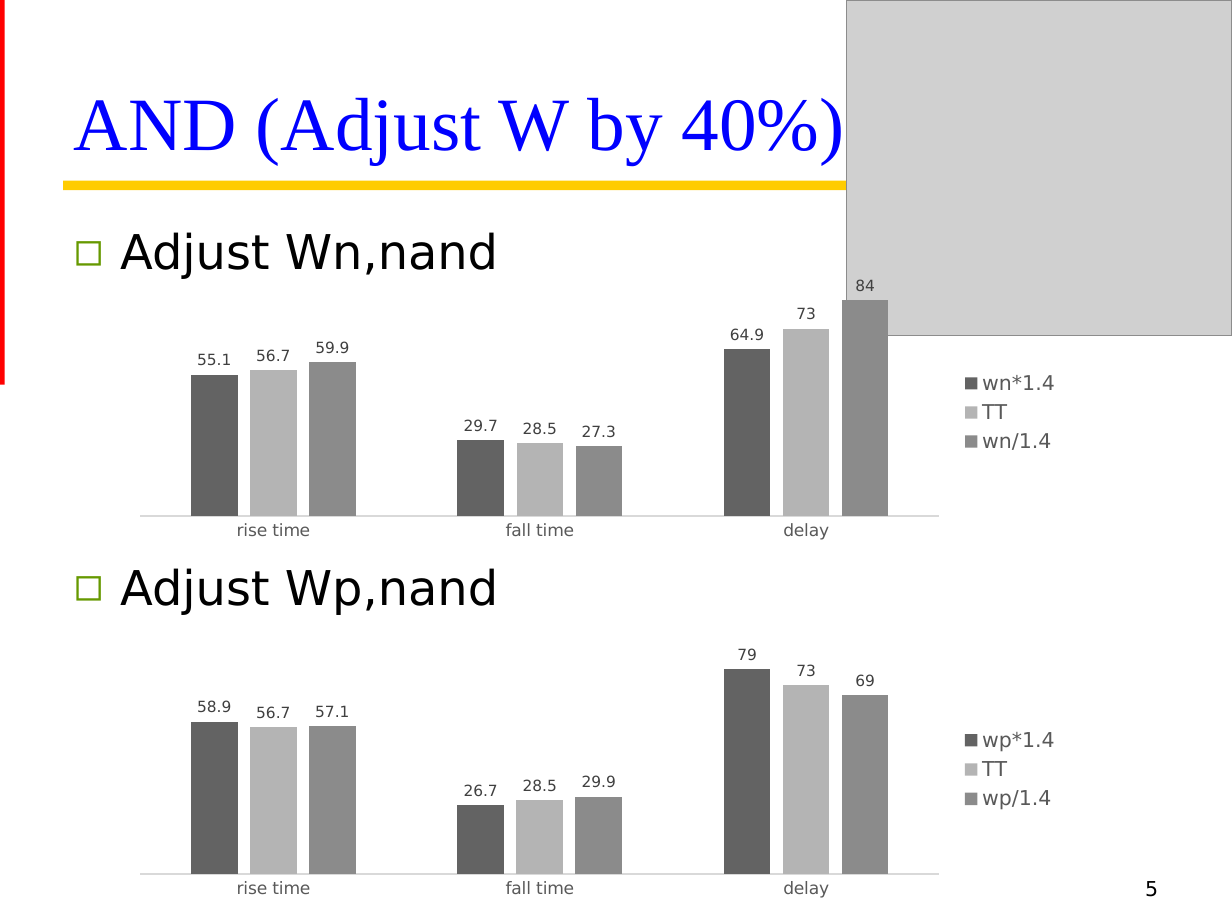
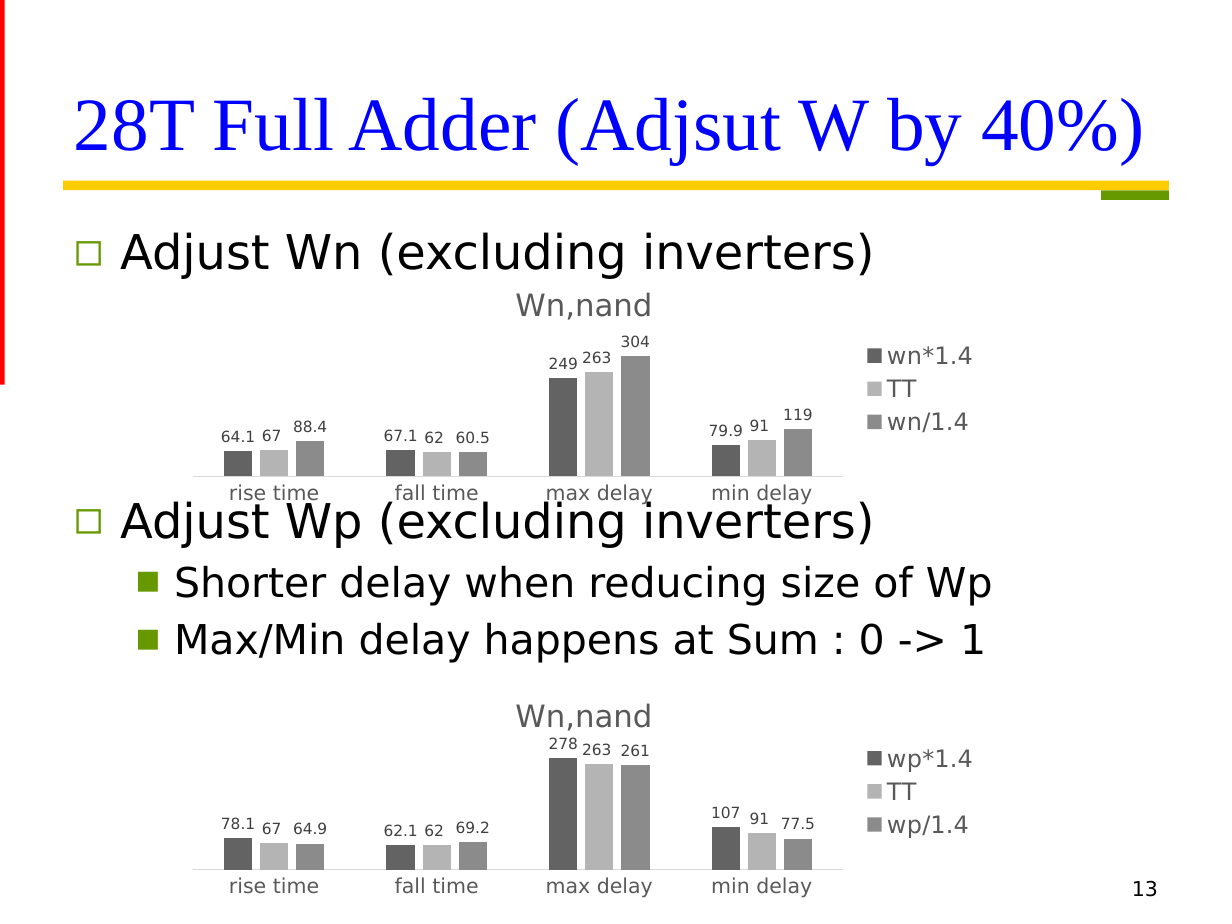
Before and after one commit to Oniontow/TTLiu_Project, a slide deck: slide 13 of andfa/FAND.pptx (slide 5 before the commit). Drawn at 1232x924 pixels with LibreOffice and Linux fonts; fonts in the diff are those of the drawing; grey boxes stand for pictures. Boxes give left, top, right and bottom in pixels: in the first picture for what was removed or moved away, otherwise in the second. Text is boxed around its words. In the diff, an @@ line names an element or a change of style, - is before the commit and + after.

Commit message:
PPT

```diff
--- a/andfa/FAND.pptx
+++ b/andfa/FAND.pptx
@@ picture removed at bbox=[846, 0, 1232, 336] @@
@@ title at bbox=[74, 97, 1144, 164]: text changed @@
-AND (Adjust W by 40%)
+28T Full Adder (Adjsut W by 40%)
@@ rectangle added at bbox=[1101, 191, 1169, 201], fill #669900 @@
@@ text at bbox=[120, 232, 993, 663]: text changed; size 28 to 24 pt @@
-◻ Adjust Wn,nand
-◻ Adjust Wp,nand
+◻ Adjust Wn (excluding inverters)
+◻ Adjust Wp (excluding inverters)
+  ■ Shorter delay when reducing size of Wp
+  ■ Max/Min delay happens at Sum : 0 -> 1
@@ column chart at bbox=[176, 267, 991, 511] @@
@@ title "Wn,nand " added @@
-categories: rise time, fall time, delay
+categories: rise time, fall time, max delay, min delay
-wn*1.4: 55.1, 29.7, 64.9
+wn*1.4: 64.1, 67.1, 249, 79.9
-TT: 56.7, 28.5, 73
+TT: 66, 62, 263, 91
@@ data labels of TT changed @@
-wn/1.4: 59.9, 27.3, 84
+wn/1.4: 88.4, 60.5, 304, 119
@@ legend changed @@
@@ category axis changed @@
@@ column chart: place and size @@
-column chart at bbox=[121, 277, 1072, 545]
+column chart at bbox=[176, 267, 991, 511]
@@ column chart at bbox=[176, 679, 991, 903] @@
@@ title "Wn,nand " added @@
-categories: rise time, fall time, delay
+categories: rise time, fall time, max delay, min delay
-wp*1.4: 58.9, 26.7, 79
+wp*1.4: 78.1, 62.1, 278, 107
-TT: 56.7, 28.5, 73
+TT: 66, 62, 263, 91
@@ data labels of TT changed @@
-wp/1.4: 57.1, 29.9, 69
+wp/1.4: 64.9, 69.2, 261, 77.5
@@ legend changed @@
@@ category axis changed @@
@@ column chart: place and size @@
-column chart at bbox=[121, 636, 1072, 903]
+column chart at bbox=[176, 679, 991, 903]
@@ page number at bbox=[1132, 880, 1158, 897]: text changed @@
-5
+13
```
Also in this commit, not shown: 5 other slides changed, 3 slides added, 2 other files.
